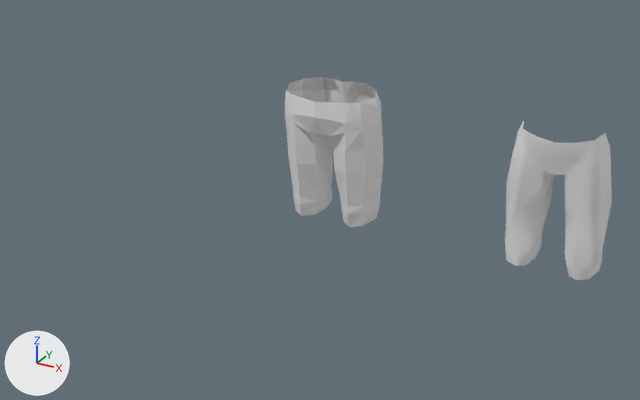
The Blender file Assets/blender/male.blend, before and after one commit.
The view is the same before and after, from a 50 mm camera at (1.72, -3.24, 2.16) aimed at (-0.09, 0.04, 0.51). Lighting does not change. The marker at lower left points along +X, +Y and +Z.

Script lines for the objects in view, before the commit:
```python
me_cube = bpy.data.meshes.new('Cube')
me_cube.from_pydata(...)  # 69 vertices, 59 faces; spans x 0.0..0.237, y -0.169..0.144, z 0.472..1.081
me_cube.materials.append(mat_material)  # white #e7e7e7
me_hh_l_mesh0004 = bpy.data.meshes.new('hh_l_mesh0004')
me_hh_l_mesh0004.from_pydata(...)  # 666 vertices, 222 faces; spans x -1.95..2.08, y 4.78..10.89, z -1.74..1.04
me_hh_l_mesh0004.materials.append(mat_tim_____hm_la1_1)  # its picture is missing
ob_cube = bpy.data.objects.new('Cube', me_cube)
ob_cube.location = (0.0, 0.0, 0.0)
_m = ob_cube.modifiers.new('Mirror', 'MIRROR')
_m.use_clip = True
ob_hh_l = bpy.data.objects.new('hh_l', me_hh_l_mesh0004)
ob_hh_l.location = (1.0, 0.0, 0.0)
ob_hh_l.rotation_euler = (1.571, 0.0, -2.967)  # degrees (90, 0, -170)
ob_hh_l.scale = (0.1, 0.1, 0.1)
```
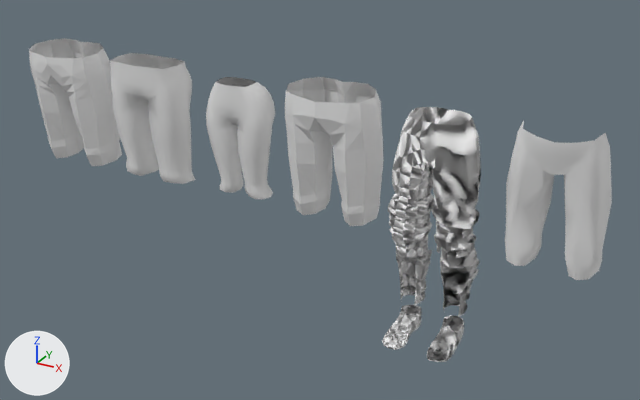
Pixel boxes [x1, y1, x2, y2] of what changed, in the pictures (640 x 400 px):
'mesh2', added: after [382, 107, 481, 362]
'Pelvis.001', added: after [110, 53, 196, 184]
'Cube.001', added: after [29, 38, 122, 166]
'Pelvis', added: after [206, 77, 275, 199]

Diff of the bpy script that builds the scene:
```diff
--- a/Assets/blender/male.blend.py
+++ b/Assets/blender/male.blend.py
@@ mat_am_a_1000_2 @@
+mat_am_a_1000_2 = principled_material('AM_A_1000_2')
+mat_am_a_1000_2.base_color = (1.0, 1.0, 1.0)  # white #ffffff
+mat_am_a_1000_2.roughness = 0.823
@@ me_mesh2 @@
+me_mesh2.from_pydata(...)  # 2767 vertices, 1152 faces; spans x -0.194..0.194, y 0.003..1.039, z -0.106..0.23
+me_mesh2.materials.append(mat_am_a_1000_2)  # its picture is missing
@@ me_pelvis_001 @@
+me_pelvis_001.from_pydata(...)  # 95 vertices, 82 faces; spans x 0.0..2.1, y -1.15..1.4, z -4.61..1.36
+me_pelvis_001.polygons.foreach_set('use_smooth', [True] * 82)
@@ me_pelvis @@
+me_pelvis.from_pydata(...)  # 95 vertices, 82 faces; spans x 0.0..1.7, y -0.74..1.42, z -4.59..1.0
+me_pelvis.polygons.foreach_set('use_smooth', [True] * 82)
@@ me_cube_001 @@
+me_cube_001.from_pydata(...)  # 86 vertices, 74 faces; spans x 0.0..0.237, y -0.167..0.143, z 0.472..1.081
+me_cube_001.materials.append(mat_material)  # white #e7e7e7
@@ ob_mesh2 @@
+ob_mesh2 = bpy.data.objects.new('mesh2', me_mesh2)
+ob_mesh2.location = (0.5, 0.0, 0.0)
+ob_mesh2.rotation_euler = (1.571, 0.0, 0.0)  # degrees (90, 0, 0)
@@ ob_pelvis_001 @@
+ob_pelvis_001 = bpy.data.objects.new('Pelvis.001', me_pelvis_001)
+ob_pelvis_001.location = (-1.0, 0.0, 0.931)
+ob_pelvis_001.scale = (0.1, 0.1, 0.1)
+_m = ob_pelvis_001.modifiers.new('Mirror', 'MIRROR')
+_m.use_clip = True
@@ ob_pelvis @@
+ob_pelvis = bpy.data.objects.new('Pelvis', me_pelvis)
+ob_pelvis.location = (-0.5, 0.0, 0.931)
+ob_pelvis.scale = (0.1, 0.1, 0.1)
+_m = ob_pelvis.modifiers.new('Mirror', 'MIRROR')
+_m.use_clip = True
@@ ob_cube_001 @@
+ob_cube_001 = bpy.data.objects.new('Cube.001', me_cube_001)
+ob_cube_001.location = (-1.5, 0.0, 0.0)
+_m = ob_cube_001.modifiers.new('Mirror', 'MIRROR')
+_m.use_clip = True
```
